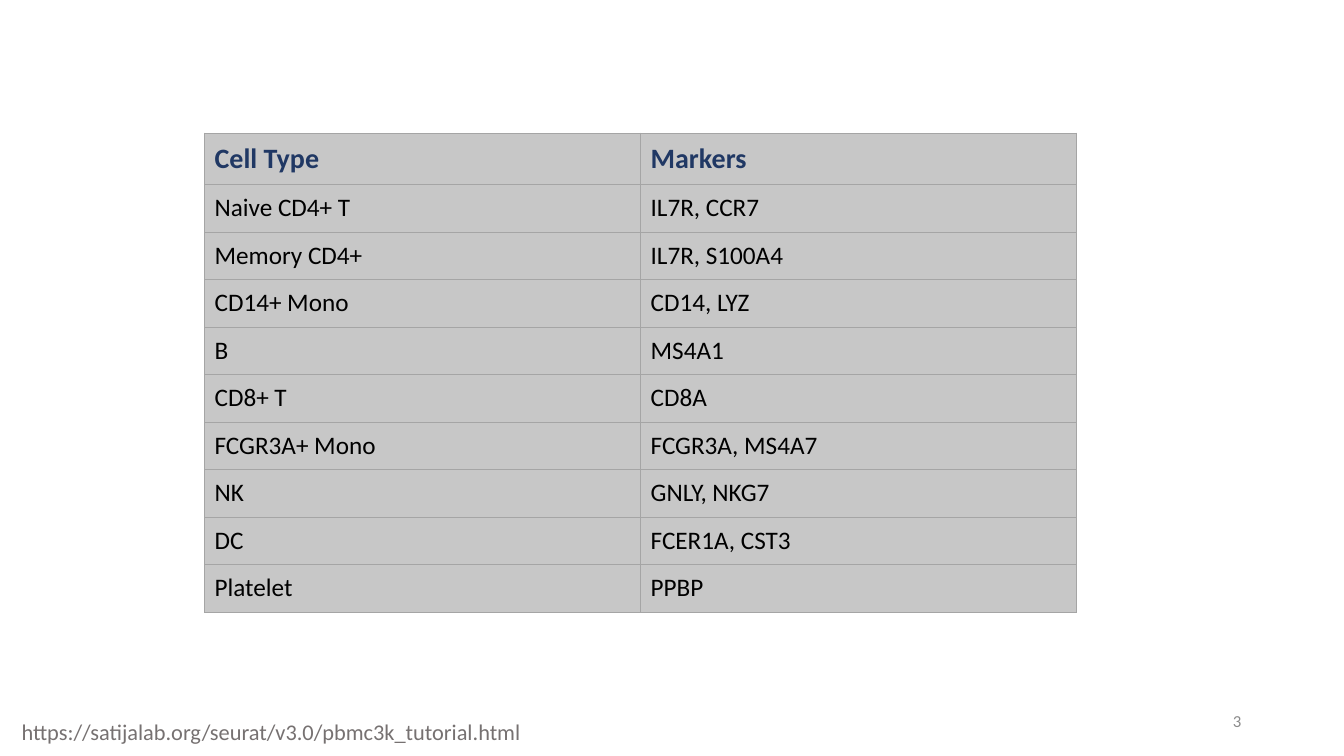
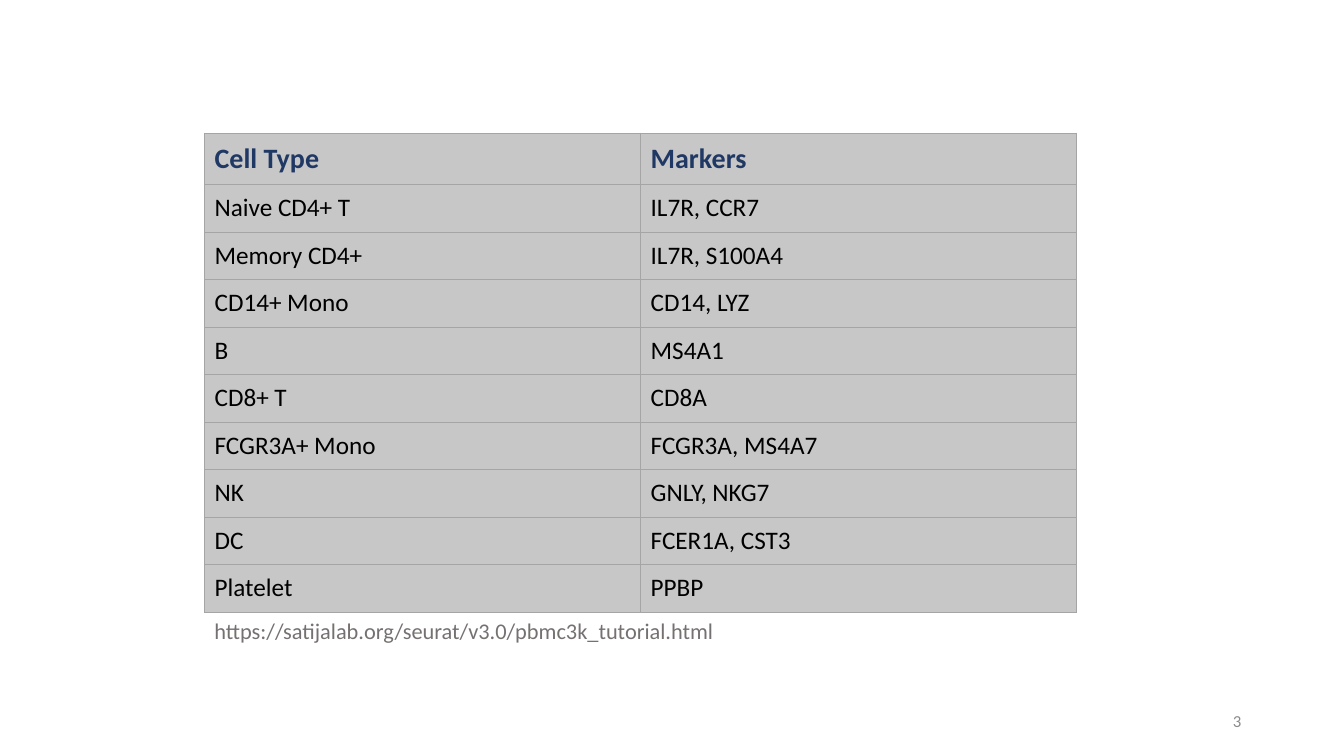
Before and after one commit to datascience-mobi/group-01-project-4-1, a slide deck: slide 3 of K-means clustering.pptx. Drawn at 1344x756 pixels with LibreOffice and Linux fonts; fonts in the diff are those of the drawing. Boxes give left, top, right and bottom in pixels: in the first picture for what was removed or moved away, otherwise in the second. Text is boxed around its words. In the diff, an @@ line names an element or a change of style, - is before the commit and + after.

```diff
--- a/K-means clustering.pptx
+++ b/K-means clustering.pptx
@@ text "https://satijalab.org/seurat/v3.0/pbmc3k_tutorial.html": place and size @@
-text "https://satijalab.org/seurat/v3.0/pbmc3k_tutorial.html" at (22,724,521,744)
+text "https://satijalab.org/seurat/v3.0/pbmc3k_tutorial.html" at (214,623,713,643)
```
